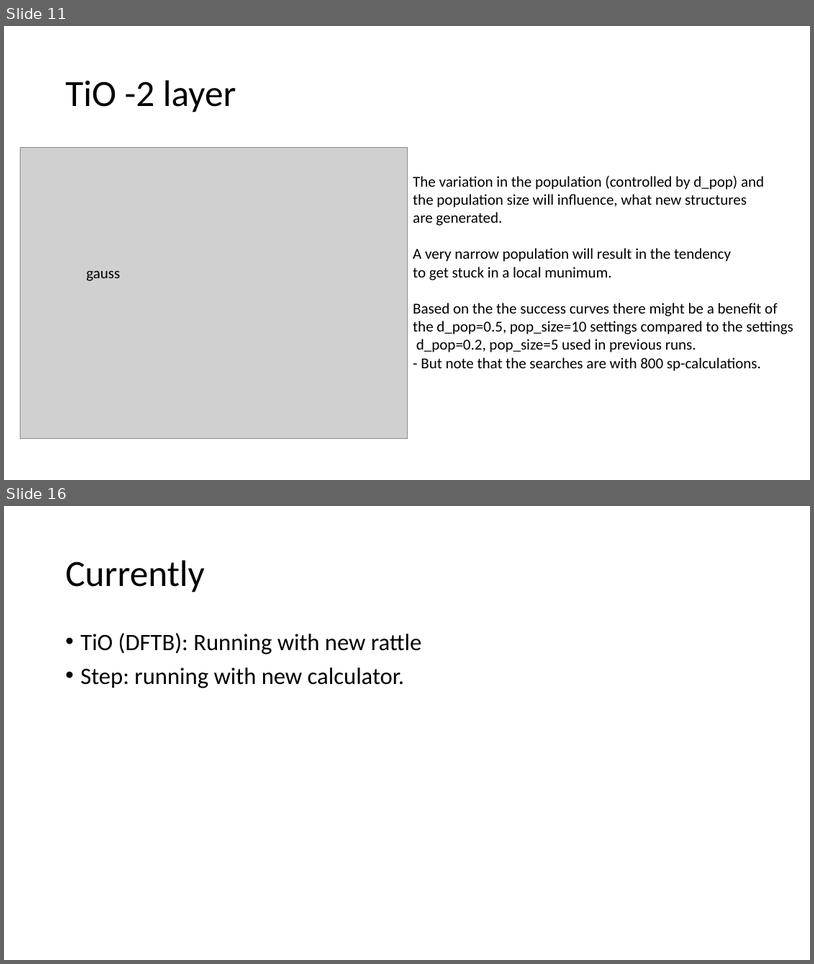
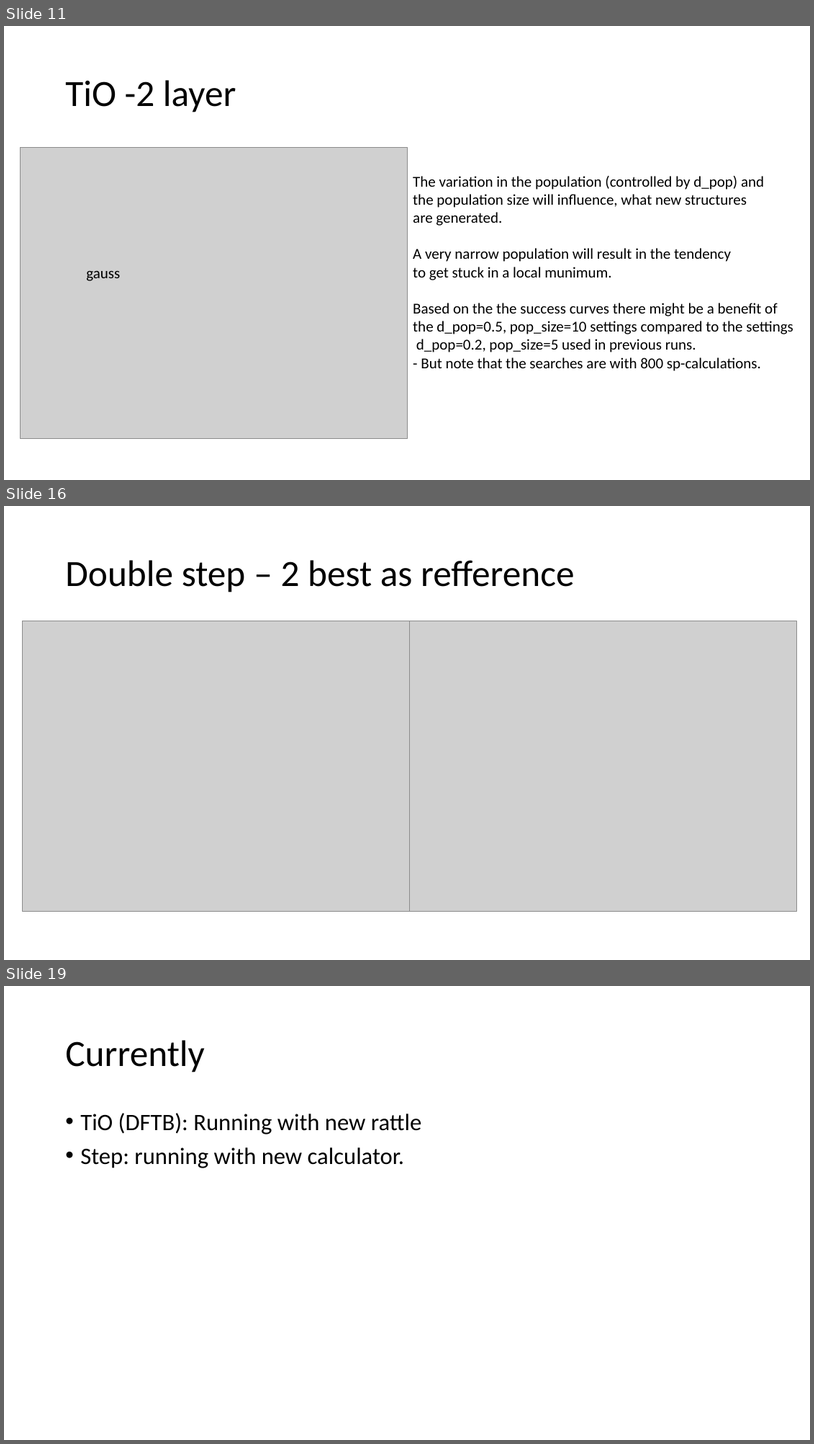
Before and after one commit to MaltheBisbo/learningForces, a slide deck: progress.pptx. Shown one above the other, each under a label of ours: slides 11 and 16 before the commit, slides 11, 16 and 19 after it; the slides between them are not shown. The pictures are 814x964 and 814x1444 pixels, drawn with LibreOffice and Linux fonts; fonts in the diff are those of the drawing; grey boxes stand for pictures. Boxes give left, top, right and bottom in pixels: in the first picture for what was removed or moved away, otherwise in the second. Text is boxed around its words. In the diff, an @@ line names an element or a change of style, - is before the commit and + after.

```diff
--- a/progress.pptx
+++ b/progress.pptx
@@ slide 16 added at bbox=[4, 506, 810, 960], background #FFFFFF @@
@@ title added at bbox=[65, 560, 574, 592], 44 pt, text #000000 @@
+Double step – 2 best as refference
@@ picture added at bbox=[23, 621, 410, 912] @@
@@ picture added at bbox=[410, 621, 797, 912] @@
@@ what was slide 16 is now slide 19 @@
```
Also in this commit, not shown: 5 slides changed, 2 other slides added.
